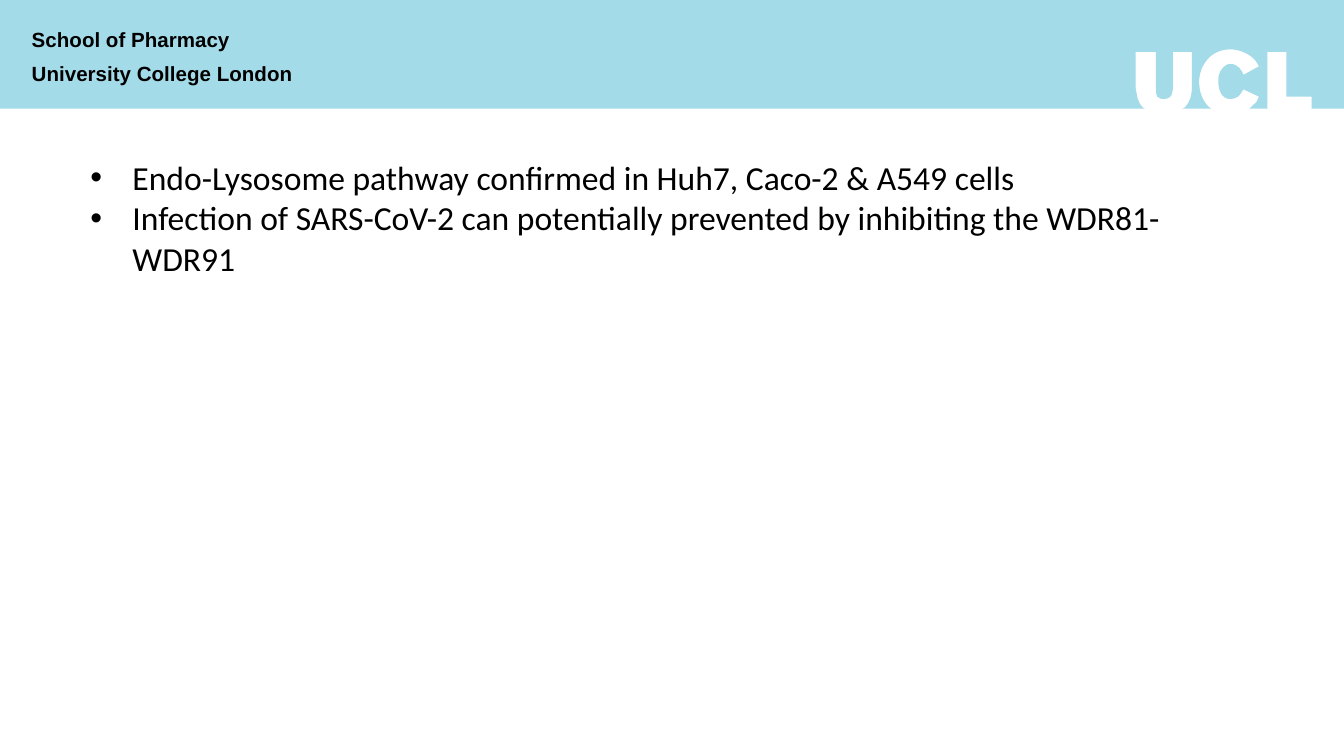
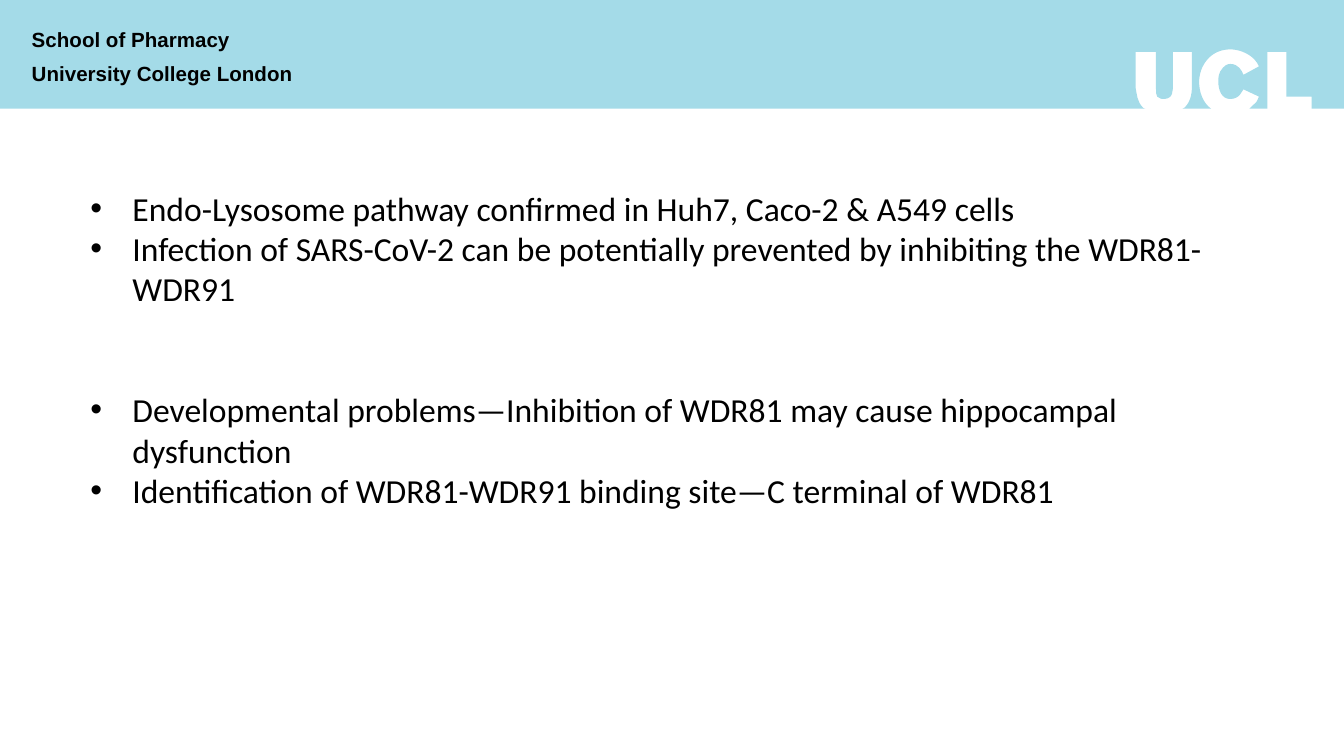
Before and after one commit to StructuralGenomicsConsortium/CNP14-WDR91, a slide deck: slide 7 of File Diary/2023/Jan 2023/WDR81-WDR91 meeting 1.pptx. Drawn at 1344x756 pixels with LibreOffice and Linux fonts; fonts in the diff are those of the drawing; background and template pictures are left out. Boxes give left, top, right and bottom in pixels: in the first picture for what was removed or moved away, otherwise in the second. Text is boxed around its words. In the diff, an @@ line names an element or a change of style, - is before the commit and + after.

```diff
--- a/File Diary/2023/Jan 2023/WDR81-WDR91 meeting 1.pptx
+++ b/File Diary/2023/Jan 2023/WDR81-WDR91 meeting 1.pptx
@@ text "Endo-Lysosome pathway confirmed in Huh7, ...": place and size @@
-text "Endo-Lysosome pathway confirmed in Huh7, ..." at <box>132,166,1159,271</box>
+text "Endo-Lysosome pathway confirmed in Huh7, ..." at <box>132,197,1201,509</box>
@@ text at <box>132,237,1201,509</box>: text changed @@
-• Infection of SARS-CoV-2 can potentially prevented by inhibiting the WDR81-WDR91
+• Infection of SARS-CoV-2 can be potentially prevented by inhibiting the WDR81-WDR91
+• Developmental problems—Inhibition of WDR81 may cause hippocampal dysfunction
+• Identification of WDR81-WDR91 binding site—C terminal of WDR81
```
Also in this commit, not shown: 5 other slides changed, 6 other files.
